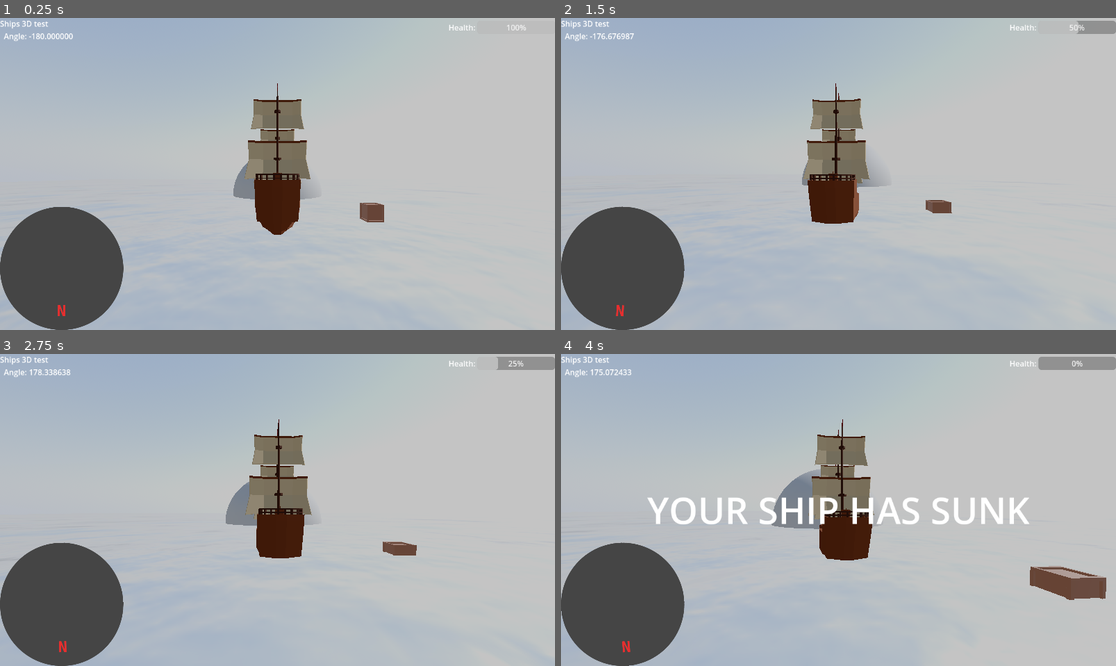
Above: before the commit, frames 1-4 (two rows, left to right).
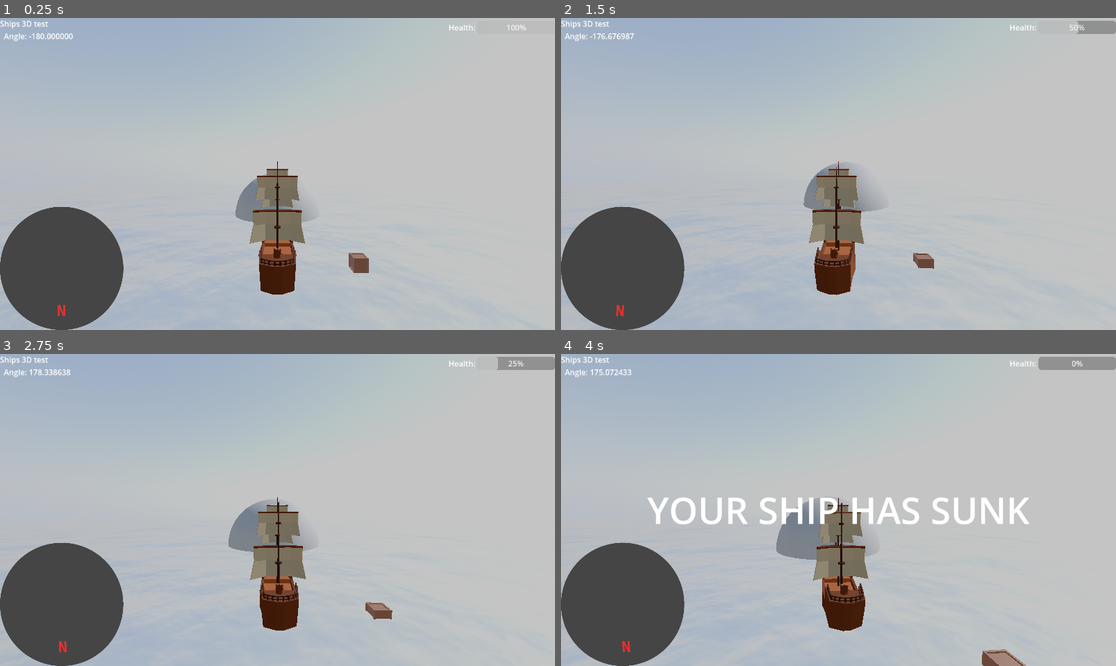
Above: after the commit, the same moments.

Repository: jacekjarosz55/ships-3d
Game: Godot game, scene res://world.tscn
Same seed, same stepped clock (60 frames per second), same inputs: the game is played once before the commit and once after it.
Inputs (mouse positions are in pixels of both pictures, inside the frame that each line leads up to):
- Up to frame 1 (0.25 s): no input
- Up to frame 2 (1.5 s): tap Enter (ui_accept) at 0.5, 0.77 s; move the mouse to (866, 174) at 0.52 s; hold W (forward) from 0.53 s (still down); move the mouse to (810, 174) at 1.27 s
- Up to frame 3 (2.75 s): keep holding W (forward); tap Enter (ui_accept) at 1.52 s; move the mouse to (288, 503) at 2.02 s
- Up to frame 4 (4 s): keep holding W (forward); move the mouse to (832, 516) at 2.77 s; tap Enter (ui_accept) at 3.02, 3.77 s; move the mouse to (877, 513) at 3.52 s

The runs differ from the first frame. In frame 1, 6.0% of the frame differs, in the area x 42-70%, y 20-89%; in frame 2, 5.9%; in frame 3, 6.3%; in frame 4, 7.7%, in the area x 37-99%, y 20-100%.

Commit message:
camera fixes to zoom

Diff:
--- a/main_camera_3d.gd
+++ b/main_camera_3d.gd
@@ -5,11 +5,25 @@
 @onready
 var rotation_helper = $RotationHelper
 
+@onready
+var camera = $RotationHelper/MainCamera3D
+
+@onready
+var target_fov: float = camera.fov;
+
 func _ready() -> void:
 	Input.mouse_mode = Input.MOUSE_MODE_CAPTURED
 
+
+func _process(delta: float) -> void:
+	camera.fov = lerp(camera.fov, target_fov, 1 - 0.2 ** delta)
 
 func _input(event: InputEvent) -> void:
 	if event is InputEventMouseMotion:
 		global_rotate(Vector3.UP, event.relative.x * -SENSITIVITY)
 		rotation_helper.rotate_x(event.relative.y * SENSITIVITY)
+	if event is InputEventMouseButton:
+		if event.button_index == MOUSE_BUTTON_WHEEL_DOWN:
+			target_fov = min(100.0, target_fov + 2)
+		if event.button_index == MOUSE_BUTTON_WHEEL_UP:
+			target_fov = max(60.0, target_fov - 2)
--- a/world.tscn
+++ b/world.tscn
@@ -64,13 +64,13 @@
 
 [node name="World" type="Node3D"]
 
-[node name="Rock" type="StaticBody3D" parent="."]
+[node name="CollisionTest" type="StaticBody3D" parent="."]
 transform = Transform3D(8, 0, 0, 0, 8, 0, 0, 0, 8, 0, 0, 12.6027)
 
-[node name="MeshInstance3D" type="MeshInstance3D" parent="Rock"]
+[node name="MeshInstance3D" type="MeshInstance3D" parent="CollisionTest"]
 mesh = SubResource("SphereMesh_aqk2v")
 
-[node name="CollisionShape3D" type="CollisionShape3D" parent="Rock"]
+[node name="CollisionShape3D" type="CollisionShape3D" parent="CollisionTest"]
 shape = SubResource("SphereShape3D_036b0")
 
 [node name="FluidArea3D" parent="." instance=ExtResource("2_tlwt5")]
@@ -83,13 +83,13 @@
 transform = Transform3D(1, 0, 0, 0, 1, 0, 0, 0, 1, 0, 0.317759, 0)
 
 [node name="CameraController" type="Node3D" parent="PlayerShip"]
-transform = Transform3D(1, 0, 0, 0, 1, 0, 0, 0, 1, 0, 1.8509, 0)
+transform = Transform3D(1, 0, 0, 0, 1, 0, 0, 0, 1, 0, 3.81456, 0)
 script = ExtResource("1_aqk2v")
 
 [node name="RotationHelper" type="Node3D" parent="PlayerShip/CameraController"]
 
 [node name="MainCamera3D" type="Camera3D" parent="PlayerShip/CameraController/RotationHelper"]
-transform = Transform3D(-1, 0, -8.74228e-08, 0, 1, 0, 8.74228e-08, 0, -1, 0, 0, -6.139)
+transform = Transform3D(-1, 0, -8.74228e-08, 0, 1, 0, 8.74228e-08, 0, -1, 0, 0, -7.139)
 current = true
 
 [node name="WorldEnvironment" type="WorldEnvironment" parent="."]
